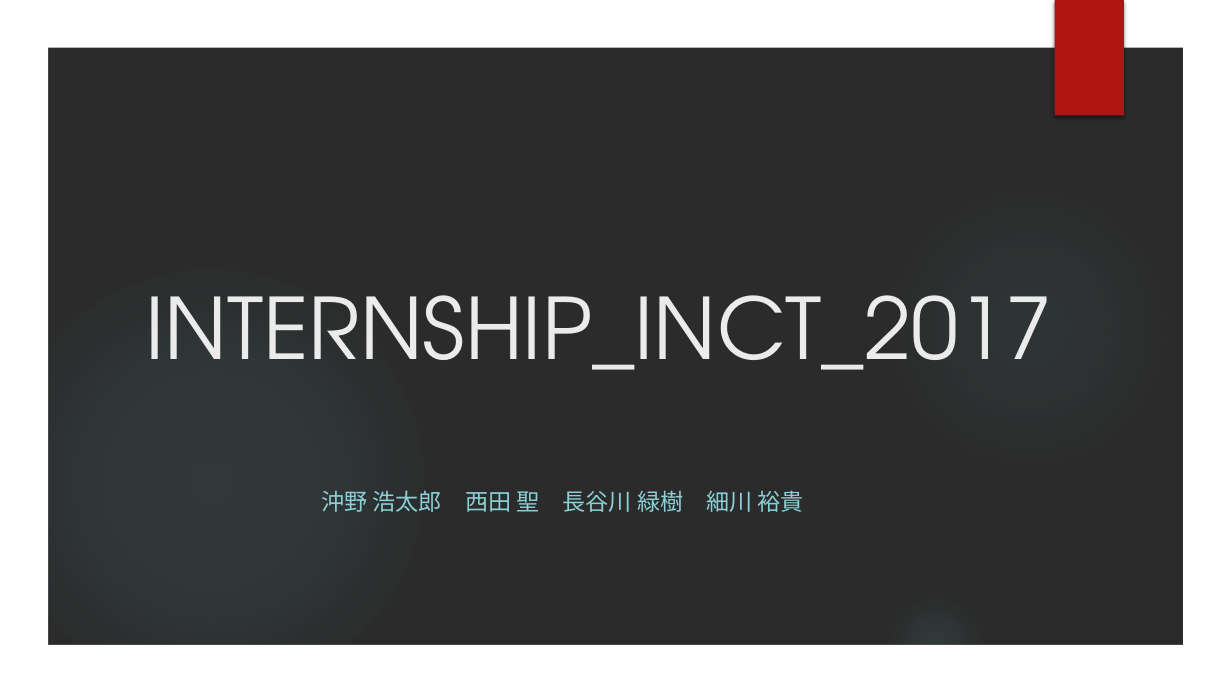
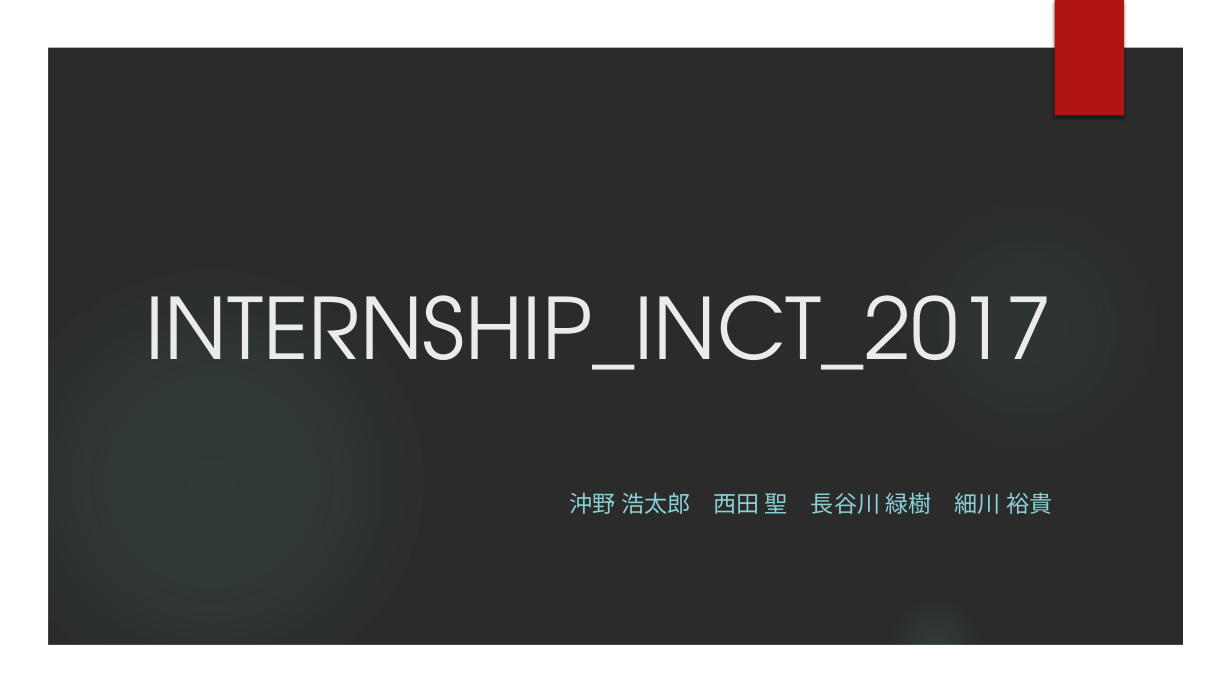
Before and after one commit to goowaSystemTeam/Internship_INCT_2017, a slide deck: slide 1 of Internship_INCT_2017.pptx. Drawn at 1232x693 pixels with LibreOffice and Linux fonts; fonts in the diff are those of the drawing; background and template pictures are left out; a plain dark background stands for a picture behind light text. Boxes give left, top, right and bottom in pixels: in the first picture for what was removed or moved away, otherwise in the second. Text is boxed around its words. In the diff, an @@ line names an element or a change of style, - is before the commit and + after.

```diff
--- a/Internship_INCT_2017.pptx
+++ b/Internship_INCT_2017.pptx
@@ subtitle "沖野 浩太郎 西田 聖 長谷川 ...": place and size @@
-subtitle "沖野 浩太郎 西田 聖 長谷川 ..." at [321,490,804,512]
+subtitle "沖野 浩太郎 西田 聖 長谷川 ..." at [570,492,1052,514]
@@ subtitle "沖野 浩太郎 西田 聖 長谷川 ..." at [570,492,1052,514]: alignment centre to right @@
```
Also in this commit, not shown: 10 slides added, 8 slides removed.
